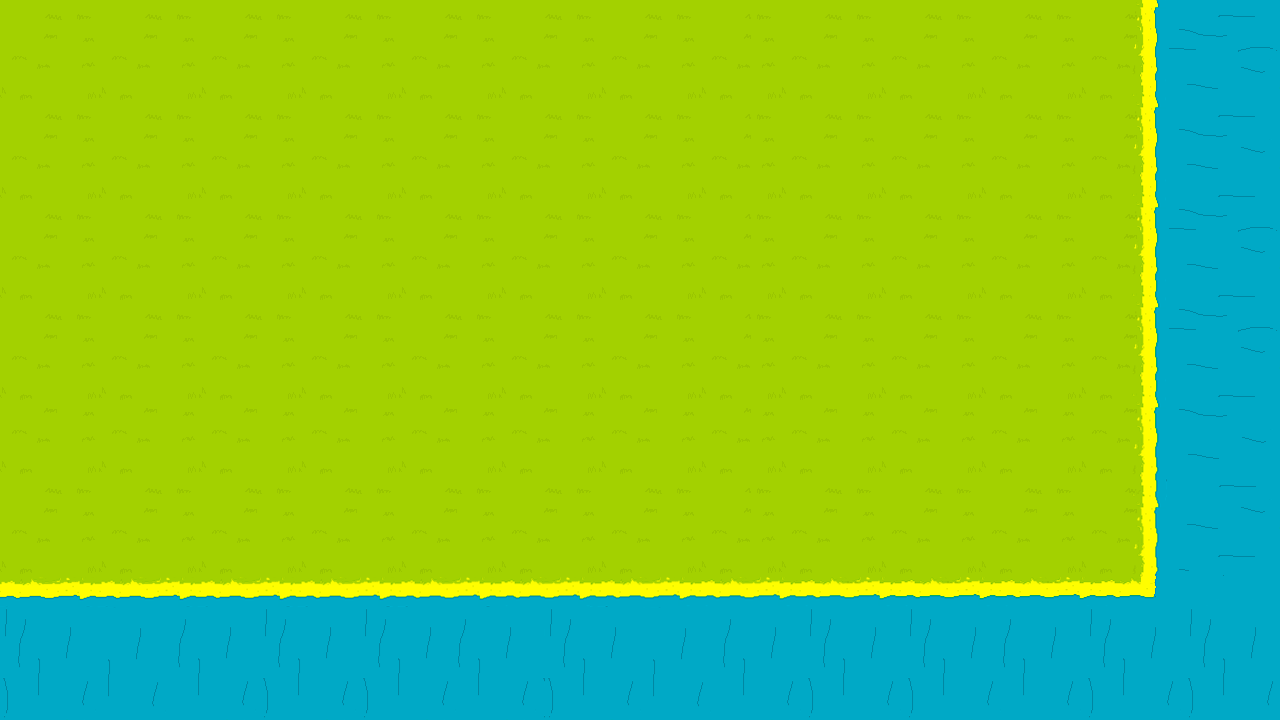
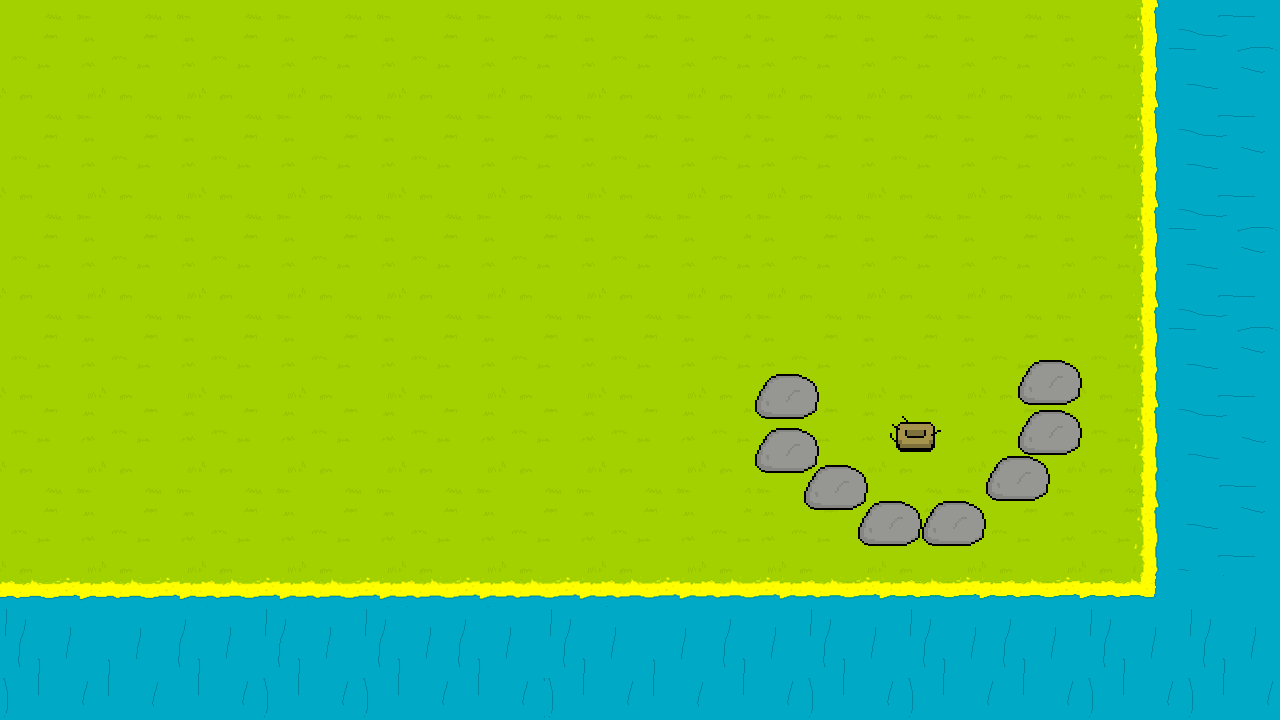
Comparing the layer stacks of the two 1280×720 images. Changes:
added layer "Camada 1" above "Pedra" over <box>890,416,941,452</box>
added layer "Pedra" above "Tile-GX" over <box>755,360,1082,546</box>
